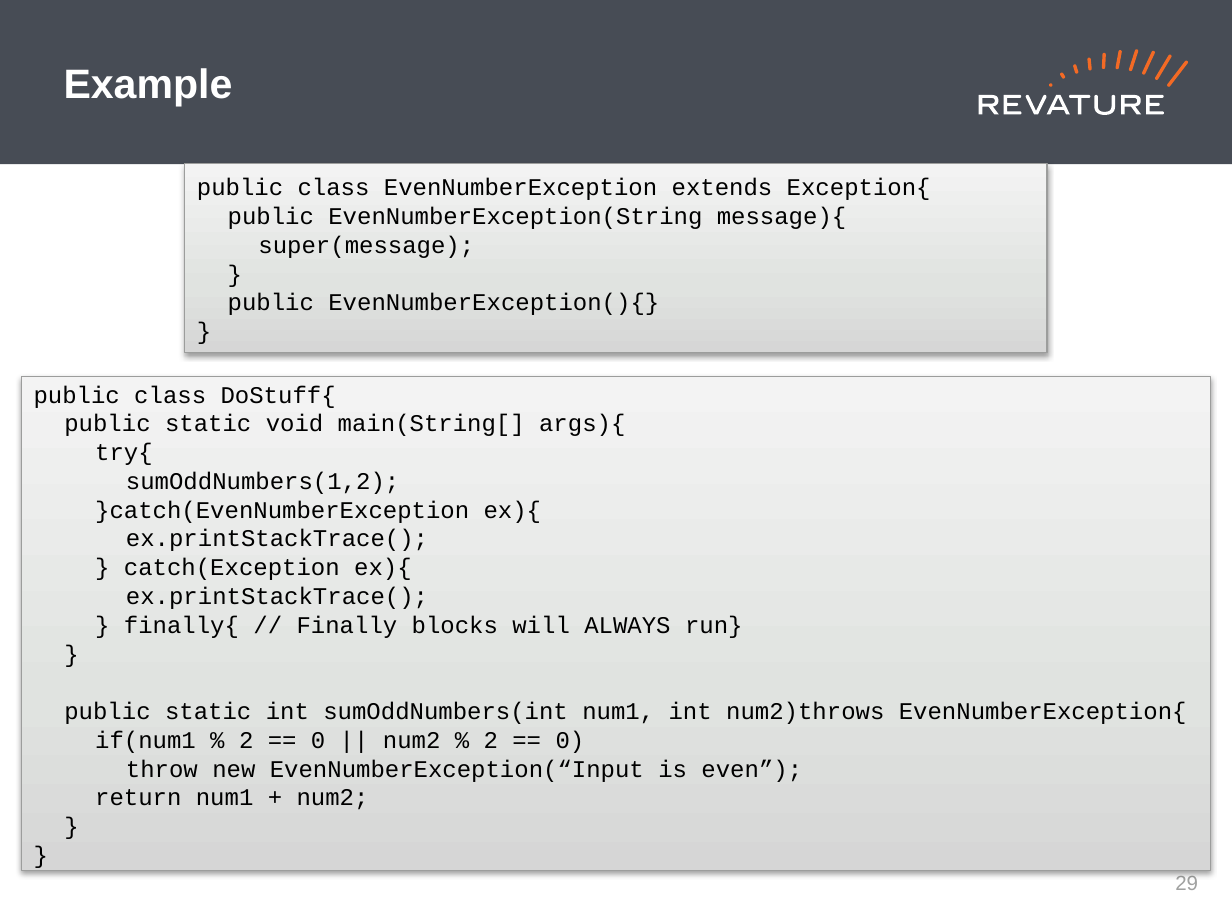
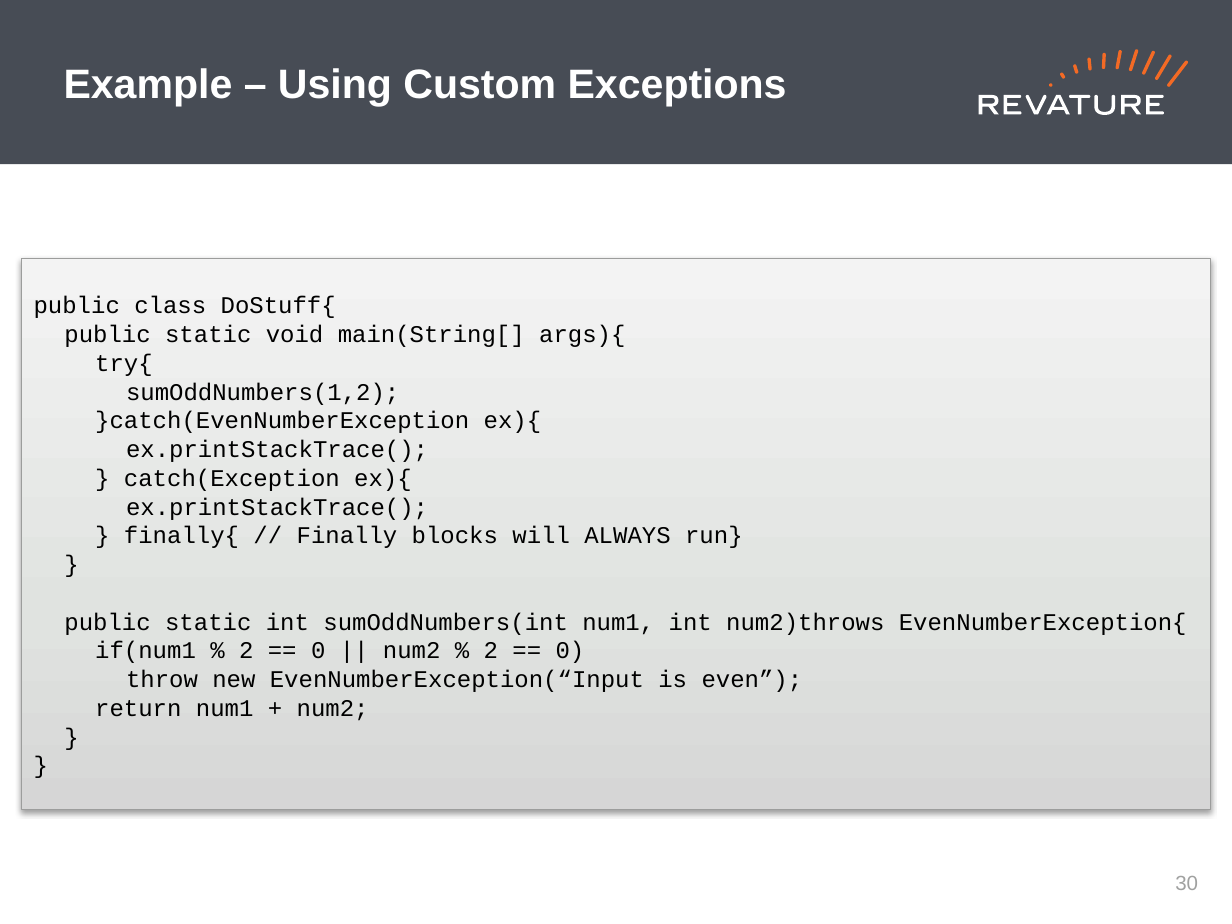
Before and after one commit to jhigherevature/ROCP-210208, a slide deck: slide 31 of powerpoints/Roc_Day5.pptx (slide 30 before the commit). Drawn at 1232x924 pixels with LibreOffice and Linux fonts; fonts in the diff are those of the drawing. Boxes give left, top, right and bottom in pixels: in the first picture for what was removed or moved away, otherwise in the second. Text is boxed around its words. In the diff, an @@ line names an element or a change of style, - is before the commit and + after.

Commit message:
Adding Day 8 powerpoint, code examples and updated code files for Day 5 and Day 7

```diff
--- a/powerpoints/Roc_Day5.pptx
+++ b/powerpoints/Roc_Day5.pptx
@@ title at bbox=[64, 68, 787, 106]: text changed @@
-Example
+Example – Using Custom Exceptions
@@ rectangle removed at bbox=[185, 164, 1047, 352] @@
-public class EvenNumberException extends Exception{
-public EvenNumberException(String message){
-super(message);
-}
-public EvenNumberException(){}
-}
@@ rectangle "public class DoStuff{": place and size @@
-rectangle "public class DoStuff{" at bbox=[21, 377, 1210, 871]
+rectangle "public class DoStuff{" at bbox=[21, 259, 1210, 809]
@@ page number at bbox=[1175, 876, 1198, 890]: text changed @@
-29
+30
```
Also in this commit, not shown: 3 other slides changed, 1 slide added, 14 other files.
